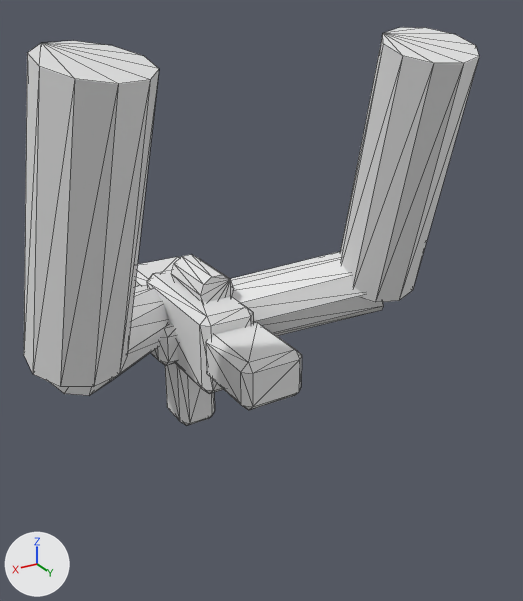
The glTF model assets/source/units/directorate/sources/infantry/kit/combat_engineer/member_3_shoulder.gltf as it was, and as the next commit left it.
The view is the same before and after, from a camera (50 mm lens) standing at (-0.102, 0.53, 0.268) and looking at (-0.3, 0.199, 0.103). The lights are fixed; the arrows at lower left show +X, +Y and +Z. The first picture is the older version. Mesh edges are drawn as thin lines. Vertices at exactly the same position are counted once.

In view in the first picture: 'member_3_shoulder'.
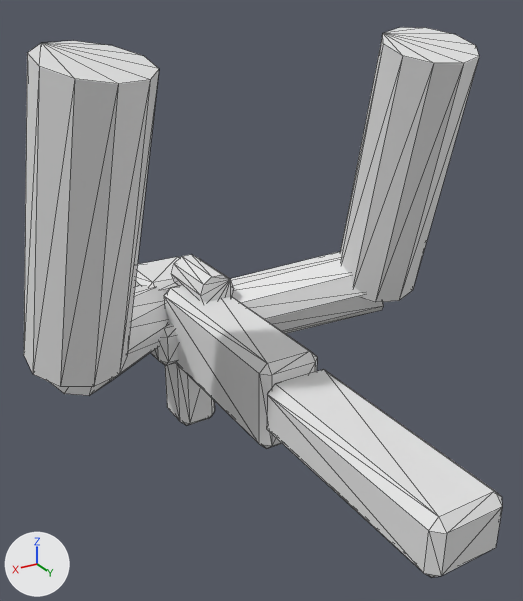
Changed parts and their boxes [x1, y1, x2, y2] in the pictures (523 x 601 px; the box of a moved part takes in the faces that stretch with it):
'member_3_shoulder', reshaped (38% taller): before [24, 27, 479, 425]; after [24, 27, 502, 577]
part 1 of me_member_3_shoulder, moved or reshaped: before [147, 270, 253, 394]; after [164, 286, 317, 449]
part 2 of me_member_3_shoulder, moved or reshaped: before [206, 322, 302, 410]; after [267, 369, 502, 577]

Patch to the scene script:
```diff
--- a/assets/source/units/directorate/sources/infantry/kit/combat_engineer/member_3_shoulder.gltf.py
+++ b/assets/source/units/directorate/sources/infantry/kit/combat_engineer/member_3_shoulder.gltf.py
@@ me_member_3_shoulder @@
 # used by ob_member_3_shoulder; location = (0.0, 0.0, 0.0)
-me_member_3_shoulder.from_pydata(...)  # 264 vertices, 480 faces; spans x -0.431..-0.169, y 0.02..0.246, z -0.025..0.248
+me_member_3_shoulder.from_pydata(...)  # 264 vertices, 480 faces; spans x -0.431..-0.169, y 0.02..0.37, z -0.025..0.248
+# me_member_3_shoulder part 1: 12 of the vertices in x -0.315..-0.277, y 0.164..0.169, z 0.028..0.083 are moved by (0.0, 0.071, 0.0)
+# me_member_3_shoulder part 2: all 12 vertices in x -0.321..-0.279, y 0.211..0.216, z 0.04..0.072 are moved by (0.0, 0.154, 0.0)
+# other edits to the shape of me_member_3_shoulder do not show in these pictures
```
